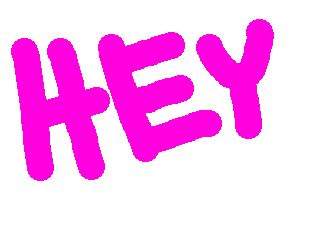
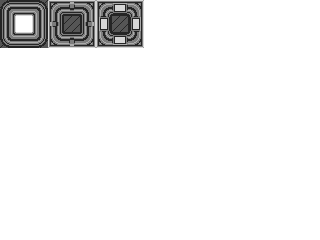
Before/after of a 320 x 240 layered artwork. What changed in the layer stack:
added layer "Layer 2" above "Layer 1" over [0, 0, 144, 48]
